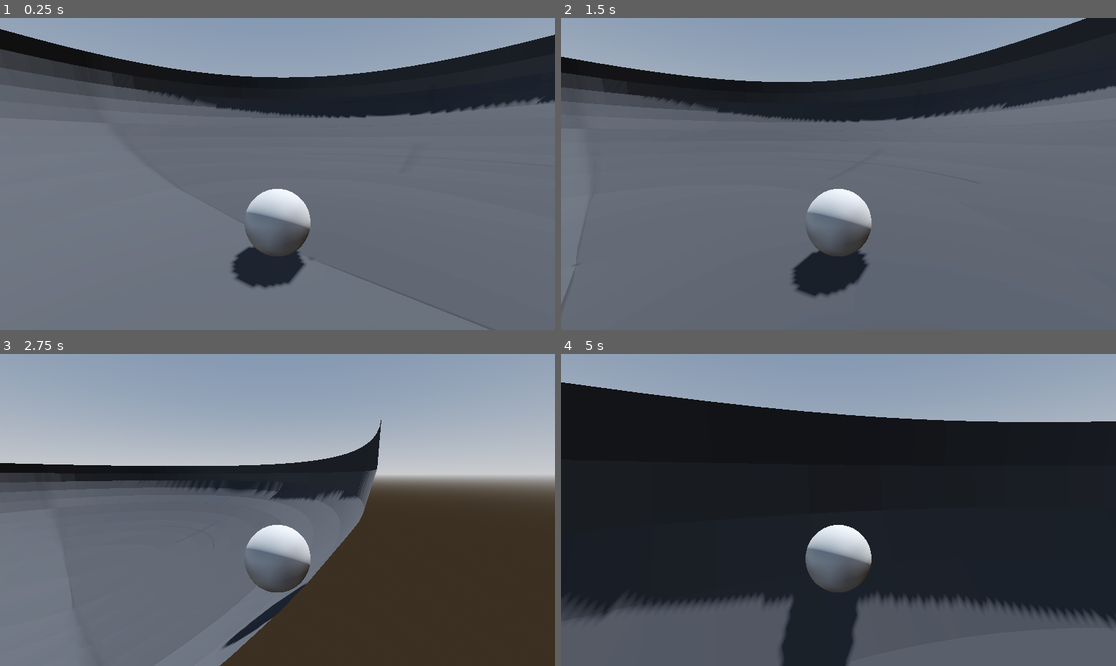
Above: before the commit, frames 1-4 (two rows, left to right).
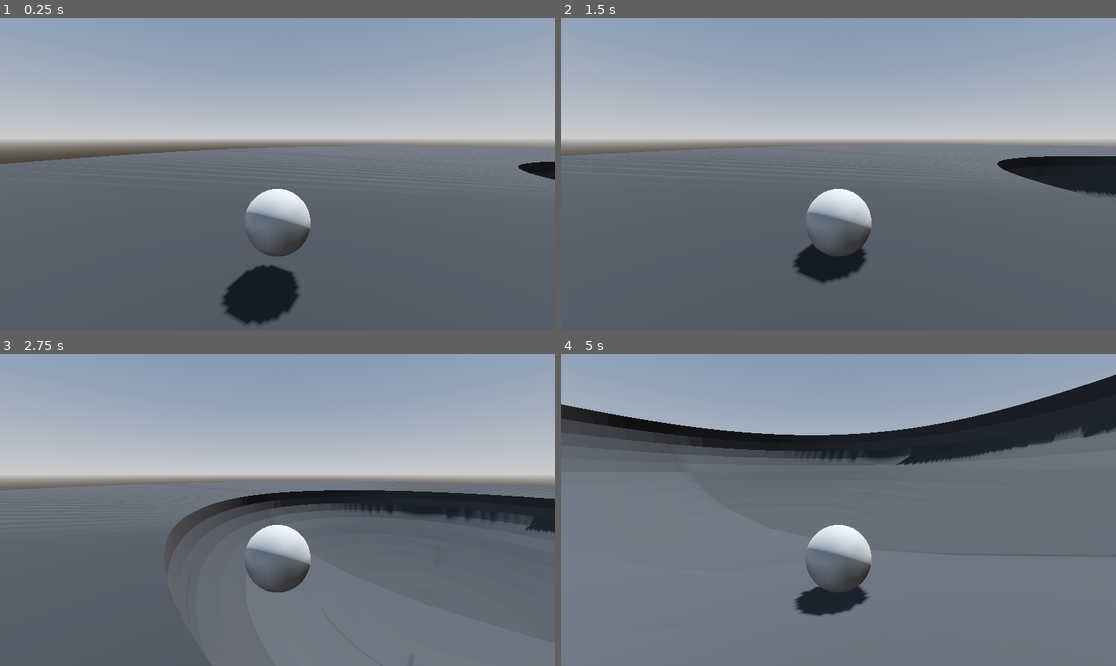
Above: after the commit, the same moments.

Repository: acrmine/3DBeatEmUpExplorer
Game: Godot game, scene res://MainLevel.tscn
Same seed, same stepped clock (60 frames per second), same inputs: the game is played once before the commit and once after it.
Inputs:
- Up to frame 1 (0.25 s): no input
- Up to frame 2 (1.5 s): hold D (move_right) 0.53-1.28 s; hold S (move_back) from 1.28 s (still down)
- Up to frame 3 (2.75 s): release S (move_back) at 2.03 s; hold D (move_right) from 2.03 s (still down)
- Up to frame 4 (5 s): release D (move_right) at 2.78 s; hold W (move_forward) 2.78-3.53 s; hold A (move_left) from 3.53 s (still down)

The runs differ from the first frame. In frame 1, 36% of the frame differs, in the area x 0-100%, y 3-100%; in frame 2, 30%; in frame 3, 39%; in frame 4, 71%, in the area x 0-100%, y 6-100%.

Commit message:
moved player spawn, added primitive for enemy

Diff:
--- a/MainLevel.tscn
+++ b/MainLevel.tscn
@@ -26,7 +26,7 @@
 shadow_enabled = true
 
 [node name="Player" parent="." instance=ExtResource("2_o3cl4")]
-transform = Transform3D(1, 0, 0, 0, 1, 0, 0, 0, 1, -2.52303, 1.06831, -0.0656519)
+transform = Transform3D(1, 0, 0, 0, 1, 0, 0, 0, 1, -30.59387, 8.389508, -0.0656519)
 
 [node name="BowlArea" parent="." instance=ExtResource("3_fi62q")]
 transform = Transform3D(1, 0, 0, 0, 1, 0, 0, 0, 1, -2, 2, 0)
--- /dev/null
+++ b/Prefabs/Enemies/bowl_area.tscn
@@ -0,0 +1,41 @@
+[gd_scene load_steps=6 format=3 uid="uid://cgfj2j20lkpkg"]
+
+[sub_resource type="CylinderMesh" id="CylinderMesh_e0qj3"]
+height = 1.0
+
+[sub_resource type="CylinderShape3D" id="CylinderShape3D_ltjrk"]
+height = 1.0
+
+[sub_resource type="StandardMaterial3D" id="StandardMaterial3D_02so3"]
+albedo_color = Color(1, 0, 0, 1)
+
+[sub_resource type="SphereMesh" id="SphereMesh_76l5w"]
+material = SubResource("StandardMaterial3D_02so3")
+radius = 0.2
+height = 0.4
+
+[sub_resource type="SphereShape3D" id="SphereShape3D_vfq0u"]
+radius = 0.3
+
+[node name="Shield_Enemy" type="Node3D"]
+
+[node name="Armor" type="Node3D" parent="."]
+
+[node name="MeshInstance3D" type="MeshInstance3D" parent="Armor"]
+mesh = SubResource("CylinderMesh_e0qj3")
+skeleton = NodePath("../..")
+
+[node name="CollisionShape3D" type="CollisionShape3D" parent="Armor"]
+shape = SubResource("CylinderShape3D_ltjrk")
+
+[node name="WeakSpot" type="Node3D" parent="."]
+
+[node name="MeshInstance3D" type="MeshInstance3D" parent="WeakSpot"]
+transform = Transform3D(1, 0, 0, 0, 1, 0, 0, 0, 1, 0, 0.50732267, 0)
+mesh = SubResource("SphereMesh_76l5w")
+
+[node name="Area3D" type="Area3D" parent="WeakSpot"]
+
+[node name="CollisionShape3D" type="CollisionShape3D" parent="WeakSpot/Area3D"]
+transform = Transform3D(1, 0, 0, 0, 1, 0, 0, 0, 1, 0, 0.5, 0)
+shape = SubResource("SphereShape3D_vfq0u")
